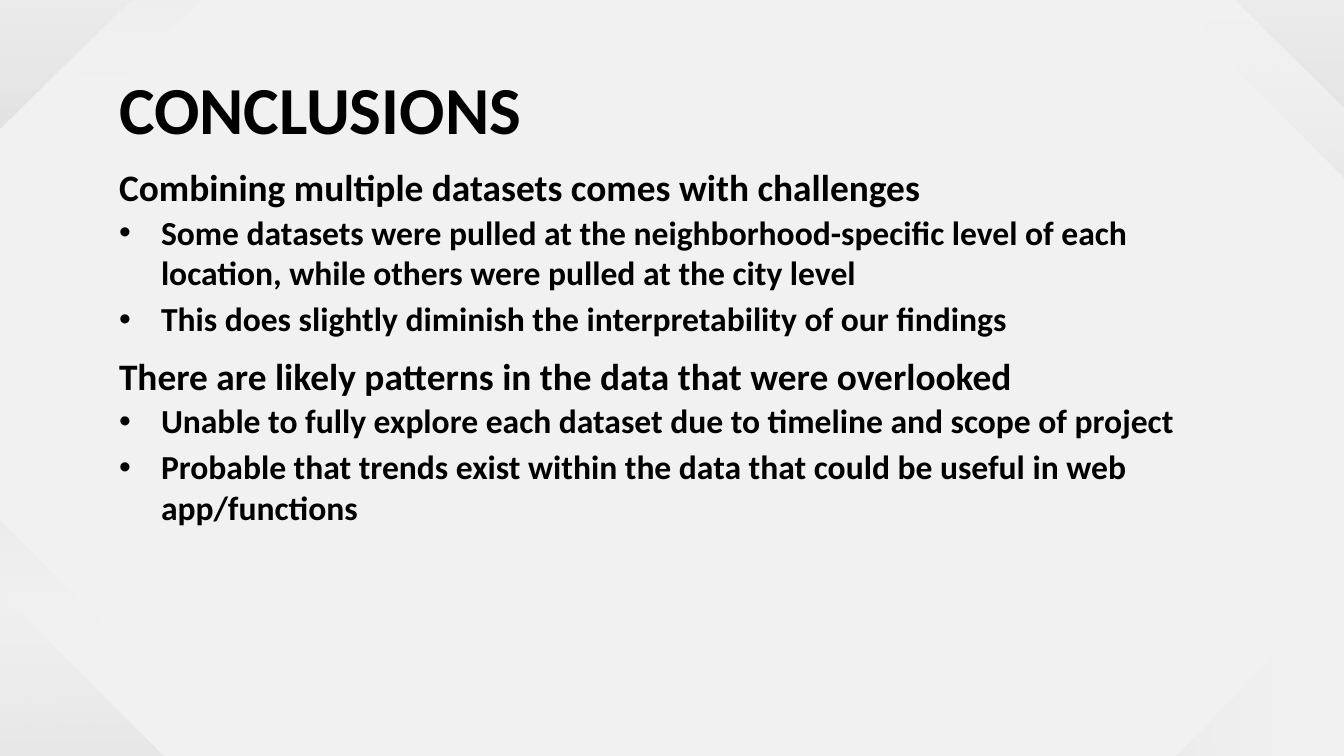
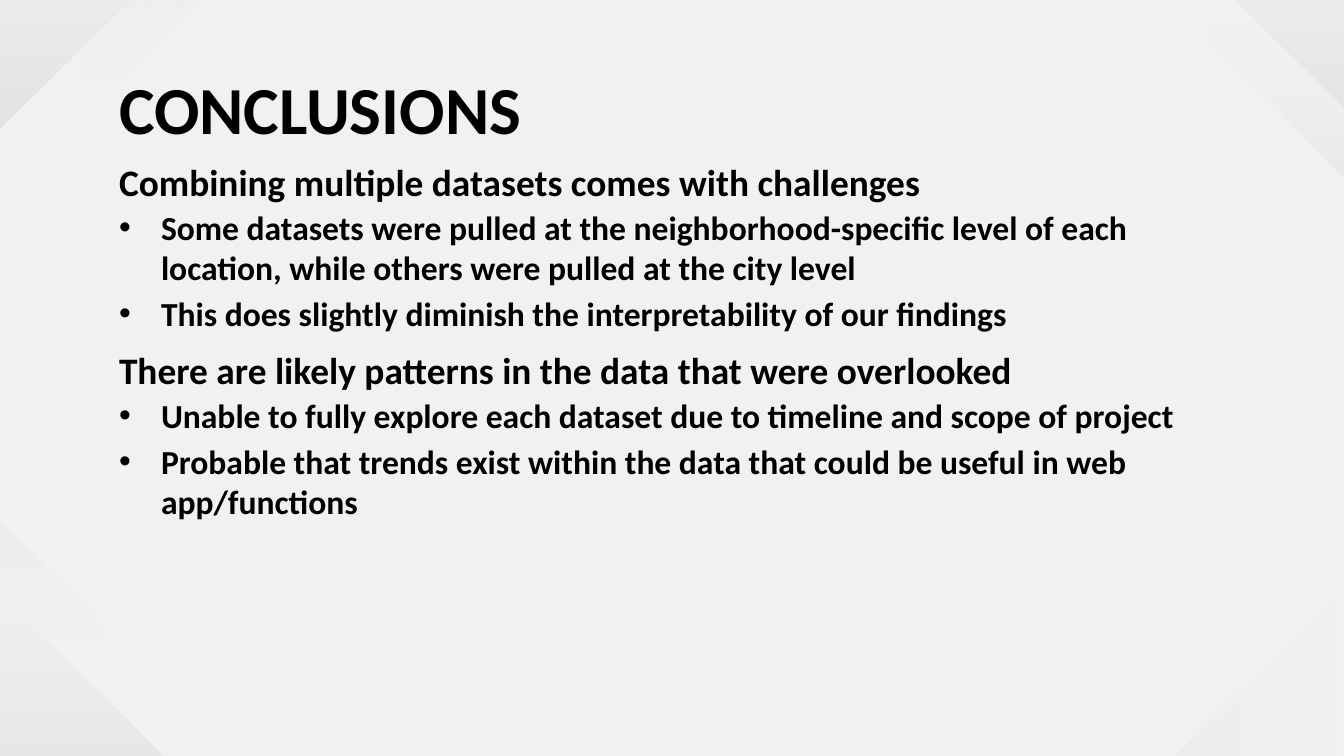
Before and after one commit to cynthia-rodriguez1/wfh-location-recommender, a slide deck: slide 43 of addtl/wfh_recommender_pres.pptx. Drawn at 1344x756 pixels with LibreOffice and Linux fonts; fonts in the diff are those of the drawing. Boxes give left, top, right and bottom in pixels: in the first picture for what was removed or moved away, otherwise in the second. Text is boxed around its words. In the diff, an @@ line names an element or a change of style, - is before the commit and + after.

```diff
--- a/addtl/wfh_recommender_pres.pptx
+++ b/addtl/wfh_recommender_pres.pptx
@@ text "Combining multiple datasets comes with ...": place and size @@
-text "Combining multiple datasets comes with ..." at <box>119,174,1174,526</box>
+text "Combining multiple datasets comes with ..." at <box>119,169,1174,520</box>
```
Also in this commit, not shown: 5 other slides changed, 2 slides added, 2 slides removed, 5 other files.
